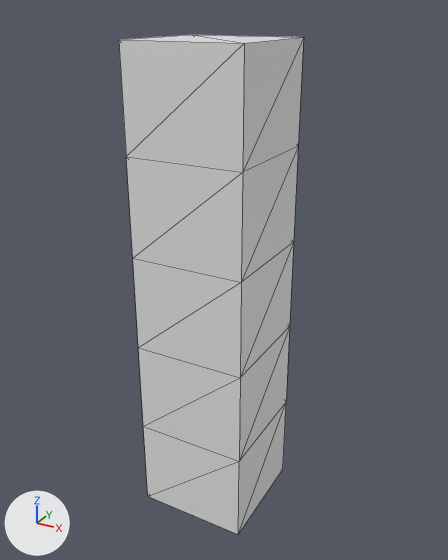
What one commit did to the OBJ model resources/models/untitled2022/CyberBuilding2.obj.
Both versions are drawn from a 50 mm camera at (5.02, -10.17, 10.25) aimed at (-0.8, 0.4, 4.96). Lighting does not change. The marker at lower left points along +X, +Y and +Z. Mesh edges are drawn as thin lines. Where no turn or scale is listed for an object, it has been applied to the vertices.

Before the edit, the objects in view are built like this:
```python
me_cube_001_cube_002 = bpy.data.meshes.new('Cube.001_Cube.002')
me_cube_001_cube_002.from_pydata(...)  # 32 vertices, 56 faces; spans x -1.96..0.41, y -1.16..2.22, z -0.18..9.75
ob_cube_001_cube_002 = bpy.data.objects.new('Cube.001_Cube.002', me_cube_001_cube_002)
ob_cube_001_cube_002.location = (0.0, 0.0, 0.0)
```
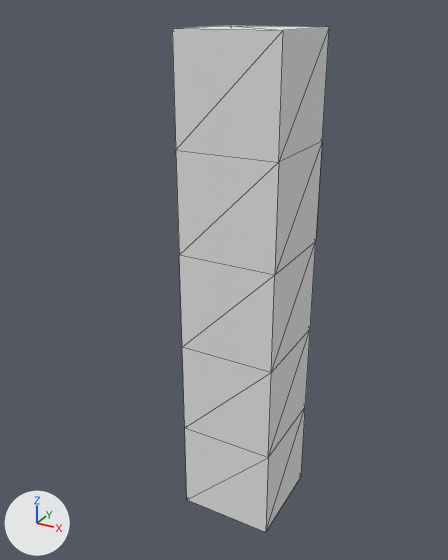
Edits to the scene script, one JSON object a line:
```json
{"op": "add", "block": "mat_default_obj_008", "code": ["mat_default_obj_008 = principled_material('Default_OBJ.008')", "mat_default_obj_008.base_color = (0.8, 0.8, 0.8)  # white #e7e7e7", "mat_default_obj_008.roughness = 1.0"]}
{"block": "me_cube_001_cube_002", "where": "me_cube_001_cube_002.from_pydata(...)  # 32 vertices, 56 faces; spans x -1.96..0.41, y -1.16..2.22, z -0.18..9.75"}
{"block": "me_cube_001_cube_002", "where": "# used by ob_cube_001_cube_002; location = (0.0, 0.0, 0.0)"}
{"block": "me_cube_001_cube_002", "change": "me_cube_001_cube_002 part 1: the loose piece of 24 vertices spanning x -1.96..0.41, y -1.16..1.22, z -0.18..9.75 is scaled about its middle by (0.832, 0.832, 1), then moved by (0.76, -0.02, 0.19), in mat_default_obj_008 (white #e7e7e7)"}
{"op": "add", "block": "me_cube_001_cube_002", "code": "me_cube_001_cube_002.materials.append(mat_default_obj_008)  # white #e7e7e7"}
```

Changed parts and their boxes (x1, y1, x2, y2) in the pictures (448 x 560 px):
```json
{"object": "Cube.001_Cube.002", "change": "reshaped", "before": [119, 35, 303, 534], "after": [172, 26, 329, 532], "on screen": "15% narrower"}
```
